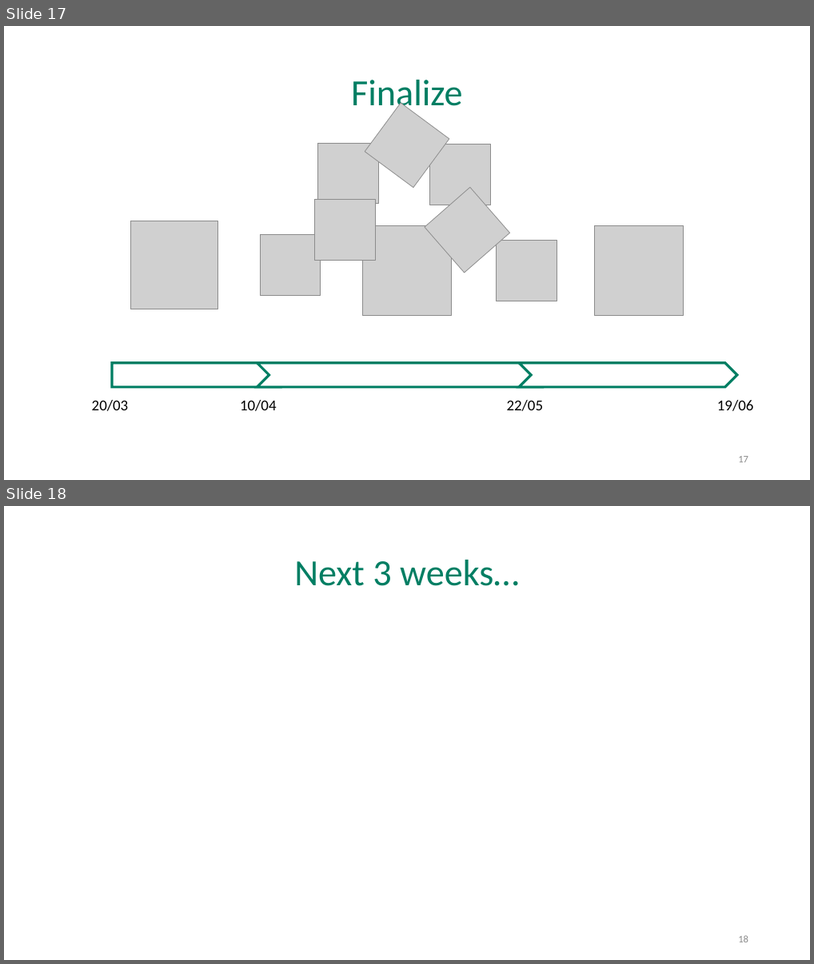
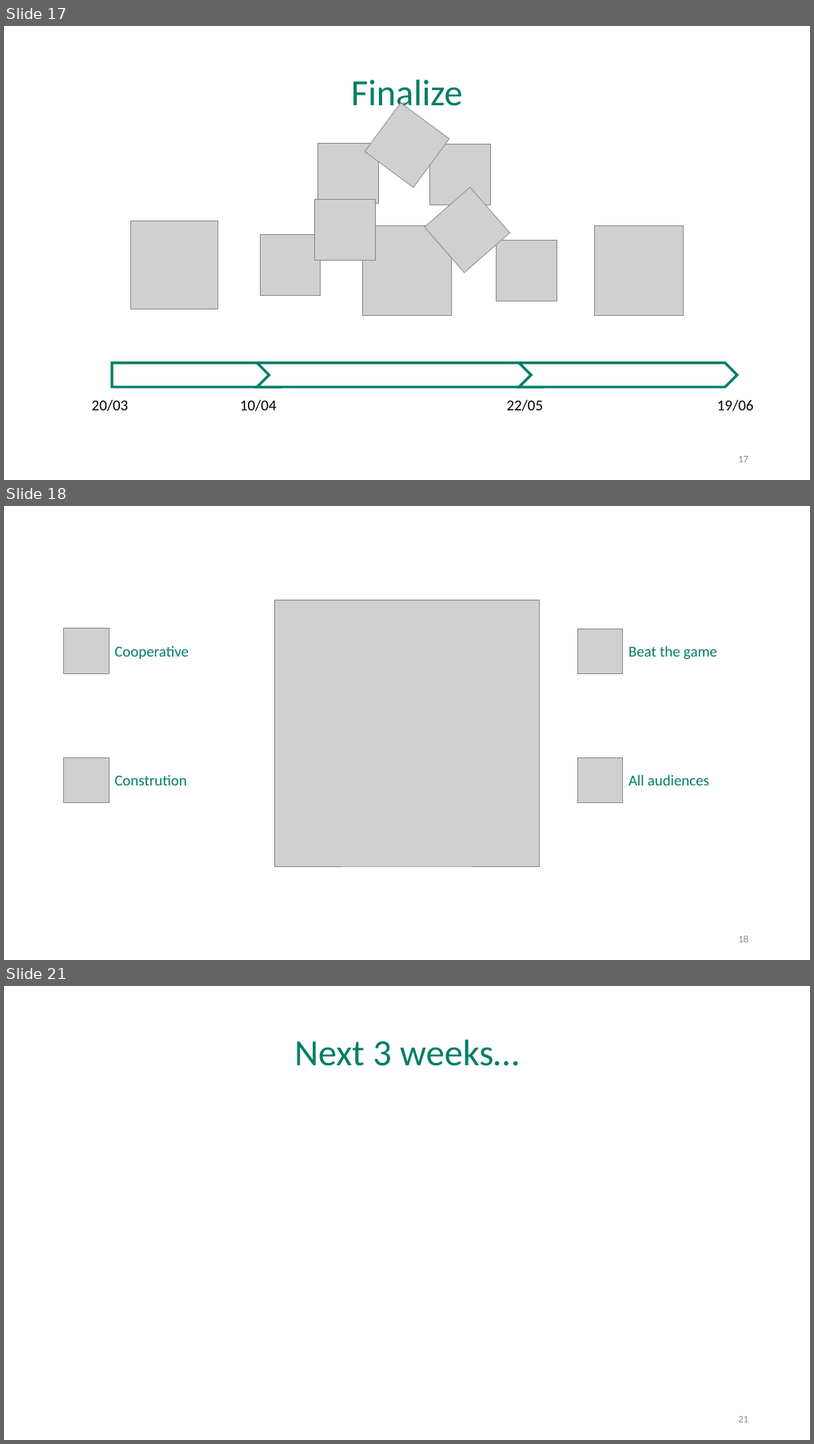
Before and after one commit to cui-unige/BSc-educative-gaming-2019, a slide deck: BSc_project_presentation.pptx. Shown one above the other, each under a label of ours: slides 17 and 18 before the commit, slides 17, 18 and 21 after it; the slides between them are not shown. The pictures are 814x964 and 814x1444 pixels, drawn with LibreOffice and Linux fonts; fonts in the diff are those of the drawing; grey boxes stand for pictures. Boxes give left, top, right and bottom in pixels: in the first picture for what was removed or moved away, otherwise in the second. Text is boxed around its words. In the diff, an @@ line names an element or a change of style, - is before the commit and + after.

```diff
--- a/BSc_project_presentation.pptx
+++ b/BSc_project_presentation.pptx
@@ slide 18 added at <box>4,506,810,960</box>, background #FFFFFF @@
@@ picture added at <box>275,600,540,867</box> @@
@@ picture added at <box>64,628,110,673</box> @@
@@ text added at <box>114,646,189,659</box>, 18 pt, text #007E63 @@
+Cooperative
@@ picture added at <box>578,629,623,674</box> @@
@@ text added at <box>629,646,718,660</box>, 18 pt, text #007E63 @@
+Beat the game
@@ picture added at <box>64,758,110,803</box> @@
@@ picture added at <box>578,757,623,803</box> @@
@@ text added at <box>114,775,186,785</box>, 18 pt, text #007E63 @@
+Constrution
@@ text added at <box>629,775,710,785</box>, 18 pt, text #007E63 @@
+All audiences
@@ page number added at <box>738,935,749,942</box>, 12 pt, text #8C8C8C @@
+18
@@ what was slide 18 is now slide 21 @@
@@ page number at <box>738,1416,749,1422</box>: text changed @@
-18
+21
```
Also in this commit, not shown: 2 other slides added.
